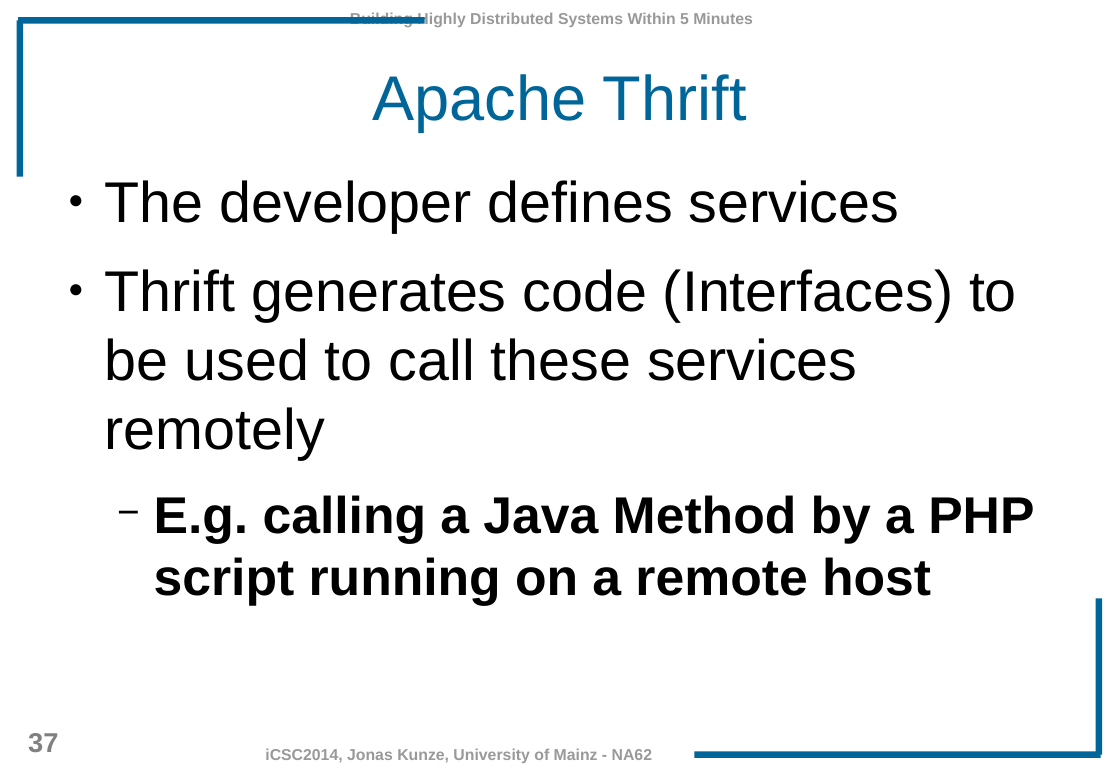
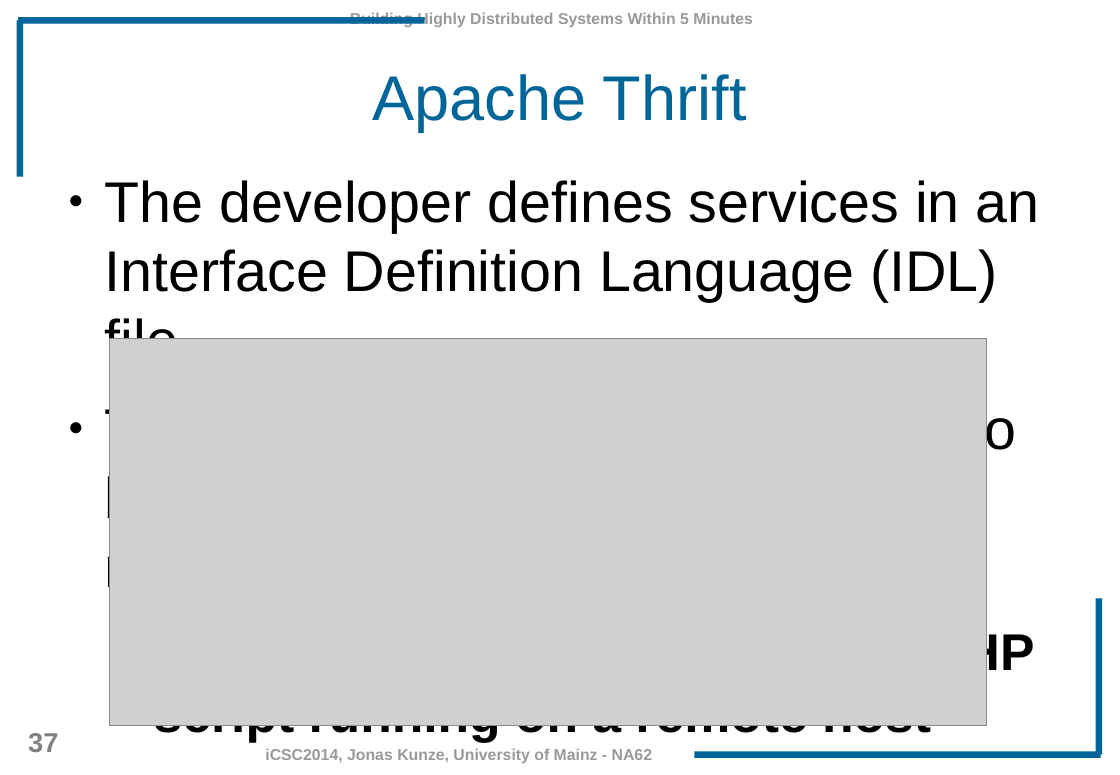
Before and after one commit to JonasKunze/icsc2014, a slide deck: slide 37 of iCSC-2014-Network-Libraries.odp. Drawn at 1120x775 pixels with LibreOffice and Linux fonts; fonts in the diff are those of the drawing; grey boxes stand for pictures; background and template pictures are left out. Boxes give left, top, right and bottom in pixels: in the first picture for what was removed or moved away, otherwise in the second. Text is boxed around its words. In the diff, an @@ line names an element or a change of style, - is before the commit and + after.

Commit message:
New graphics: Workflow with thrift

```diff
--- a/iCSC-2014-Network-Libraries.odp
+++ b/iCSC-2014-Network-Libraries.odp
@@ text at box(105, 180, 1040, 371): text changed @@
-● The developer defines services
+● The developer defines services in an Interface Definition Language (IDL) file
@@ picture added at box(110, 339, 988, 726) @@
```
Also in this commit, not shown: 15 other slides changed, 3 other files.
